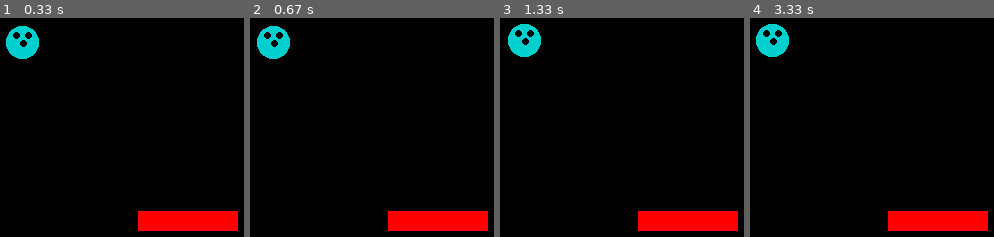
Above: before the commit, frames 1-4 (left to right).
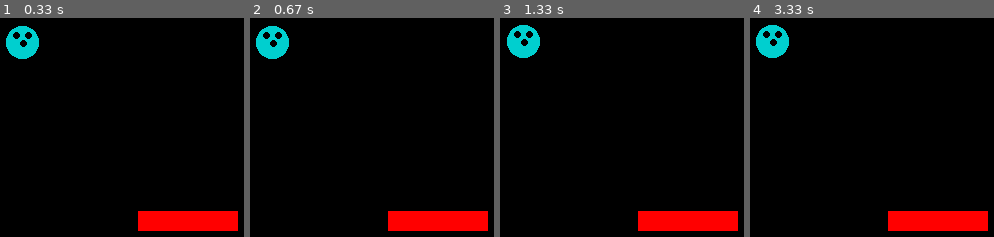
Above: after the commit, the same moments.

Repository: FrankDiMicco/PyGamePractice
Game: pygame game, started from main.py
The game is run twice, just before and just after one commit, with the same random seed, the same clock (stepped at 60 frames per second) and the same inputs.
Inputs:
- Up to frame 1 (0.33 s): no input
- Up to frame 2 (0.67 s): hold Right from 0.33 s (still down)
- Up to frame 3 (1.33 s): release Right at 0.8 s; hold Up 0.83-1.13 s; hold Right from 1.17 s (still down)
- Up to frame 4 (3.33 s): release Right at 1.63 s; hold Left 1.67-2.2 s; hold Down 2.23-2.53 s; hold Left 2.57-2.97 s; hold Up from 3 s (still down)

Frame 1 is identical in both runs. In frame 2, 0.2% of the frame differs, in the area x 2-17%, y 3-19%; in frame 3, 0.3%, in the area x 2-17%, y 2-19%; in frame 4, 0.2%.

Commit message:
messing around

Diff:
--- a/main.py
+++ b/main.py
@@ -23,7 +23,7 @@
 step_y = 0
 
 # Movement speed
-movement_speed = .075
+movement_speed = 0.05
 
 # Define the red rectangle platform
 platform = pygame.Rect(200, 250, 100, 20)
@@ -53,31 +53,55 @@
         step_y = 0
 
     # Update the position of the sprite
-    x_pos += step_x
-    y_pos += step_y
+    new_x = x_pos + step_x
+    new_y = y_pos + step_y
 
     # Check if the sprite is still on screen, if not, wrap around
-    if x_pos > screen_width:
-        x_pos = 0
-    elif x_pos < 0:
-        x_pos = screen_width
+    if new_x > screen_width:
+        new_x = 0
+    elif new_x < 0:
+        new_x = screen_width
 
-    if y_pos > screen_height:
-        y_pos = 0
-    elif y_pos < 0:
-        y_pos = screen_height
+    if new_y > screen_height:
+        new_y = 0
+    elif new_y < 0:
+        new_y = screen_height
 
-    # Check for collision - the "-5" is to prevent premature collision
-    if platform.colliderect(pygame.Rect(x_pos, y_pos, image.get_width()-5, image.get_height()-5)):
+    # Create a new rect for the updated sprite position
+    sprite_rect = pygame.Rect(new_x, new_y, image.get_width() - 10, image.get_height() - 15)
+
+    # Check for collision along the y-axis
+    if sprite_rect.colliderect(platform):
         # Collision occurred
-        print("Collision!")
+        # Check if the sprite is coming from above the platform
+        if step_y > 0 and sprite_rect.top < platform.top:
+            # Adjust the y position to sit on the platform
+            new_y = platform.top - image.get_height()
+        elif step_y < 0 and sprite_rect.bottom > platform.bottom:
+            # Adjust the y position to sit below the platform
+            new_y = platform.bottom
+
+    # Check for collision along the x-axis (horizontal)
+    if sprite_rect.colliderect(platform):
+        # Collision occurred along the x-axis
+        # Adjust the x position to prevent passing through the platform
+        if step_x > 0:
+            new_x = platform.left - image.get_width()
+        elif step_x < 0:
+            new_x = platform.right
+
+    # Update the position of the sprite
+    x_pos = new_x
+    y_pos = new_y
 
     # Clear the screen
     screen.fill((0, 0, 0))
 
     # Blit the image onto the screen at the updated position
     screen.blit(image, (x_pos, y_pos))
-    platform = pygame.draw.rect(screen, (255,0,0), (200, 250, 100, 20))
+
+    # Draw the red rectangle platform
+    pygame.draw.rect(screen, (255, 0, 0), platform)
 
     # Update the display
     pygame.display.flip()
